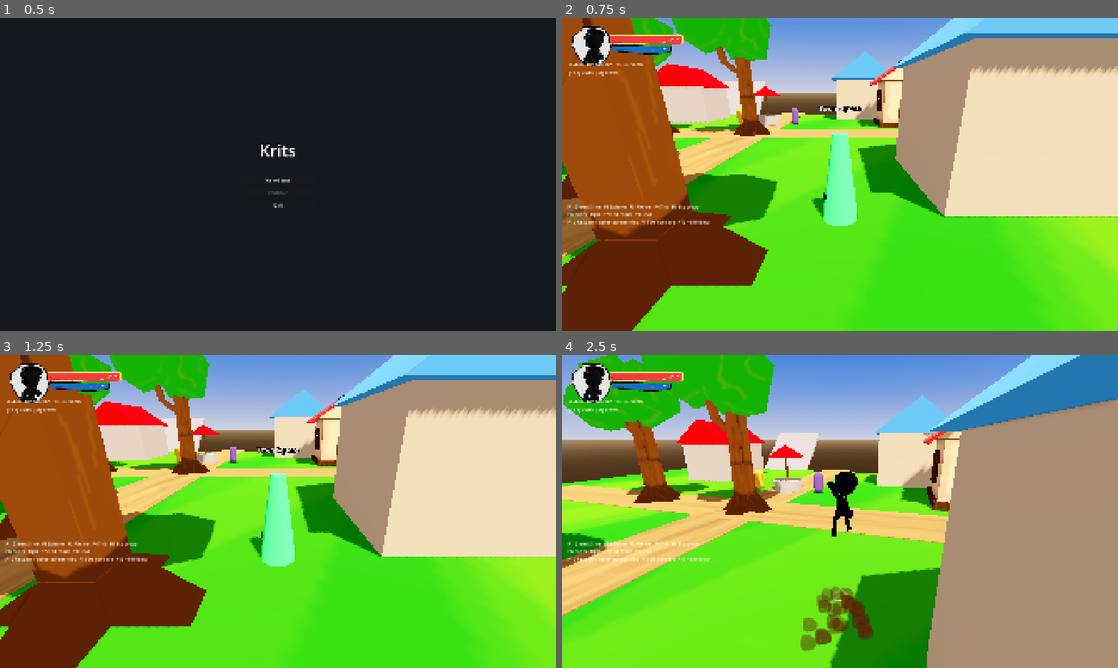
Above: before the commit, frames 1-4 (two rows, left to right).
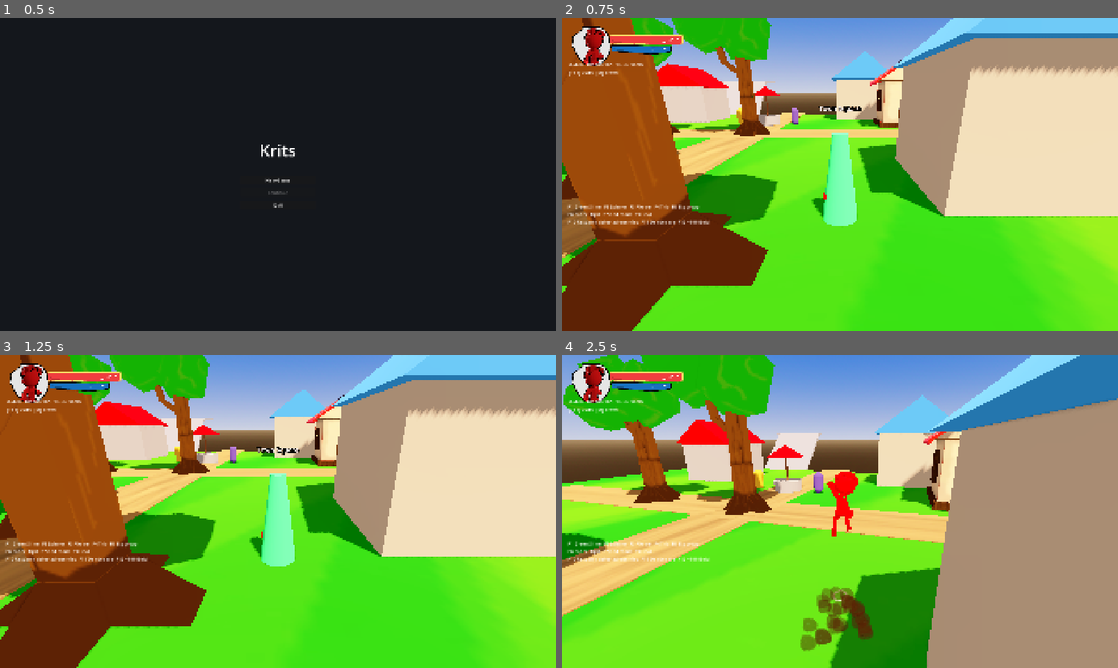
Above: after the commit, the same moments.

Repository: doggoanim/Krits
Game: Godot game, scene res://ui/main_menu.tscn
Same seed, same stepped clock (60 frames per second), same inputs: the game is played once before the commit and once after it.
Inputs (mouse positions are in pixels of both pictures, inside the frame that each line leads up to):
- Up to frame 1 (0.5 s): no input
- Up to frame 2 (0.75 s): click "New Game" at 0.5 s
- Up to frame 3 (1.25 s): no input
- Up to frame 4 (2.5 s): tap Enter at 1.25 s; move the mouse to (867, 511) at 1.27 s; hold Ctrl (crouch_pound) 1.28-2.03 s; hold W (move_forward) from 1.28 s (still down); click (867, 511) at 1.42 s; tap Space (jump) at 1.52, 2.27 s; move the mouse to (812, 511) at 2.02 s; tap E (interact) at 2.1 s

Frame 1 is identical in both runs. In frame 2, 0.3% of the frame differs, in the area x 3-48%, y 3-58%; in frame 3, 0.3%; in frame 4, 0.8%, in the area x 3-54%, y 3-58%.

Commit message:
Temporary: hardcode red ALBEDO to isolate black-character bug further
Diagnostic only - bypasses texture/color sampling entirely. If the
character still renders black with this, the bug isn't in the
texture/color logic at all and must be something else entirely (mesh
visibility, culling, skinning, material not actually applying).
Restore once confirmed.

Co-Authored-By: Claude Sonnet 5 <noreply@anthropic.com>
Claude-Session: https://claude.ai/code/session_01TYpdm1jACUqsWG6yyTxbgm

Diff:
--- a/shading/toon.gdshader
+++ b/shading/toon.gdshader
@@ -46,9 +46,15 @@
 uniform vec4 specular_color : source_color = vec4(1.0, 1.0, 1.0, 1.0);
 
 void fragment() {
+	// TEMPORARY DIAGNOSTIC — hardcoded red, bypassing texture/color entirely,
+	// to confirm the ShaderMaterial pipeline itself is even rendering this
+	// mesh at all before suspecting anything subtler. Restore once confirmed.
+	ALBEDO = vec3(1.0, 0.0, 0.0);
+	ALPHA = 1.0;
+
 	vec4 tex = texture(albedo_texture, UV);
-	ALBEDO = tex.rgb * albedo_color.rgb;
-	ALPHA = tex.a * albedo_color.a;
+	// ALBEDO = tex.rgb * albedo_color.rgb;
+	// ALPHA = tex.a * albedo_color.a;
 
 	if (rim_strength > 0.0) {
 		float rim = pow(1.0 - clamp(dot(NORMAL, VIEW), 0.0, 1.0), max(rim_power, 0.001));
